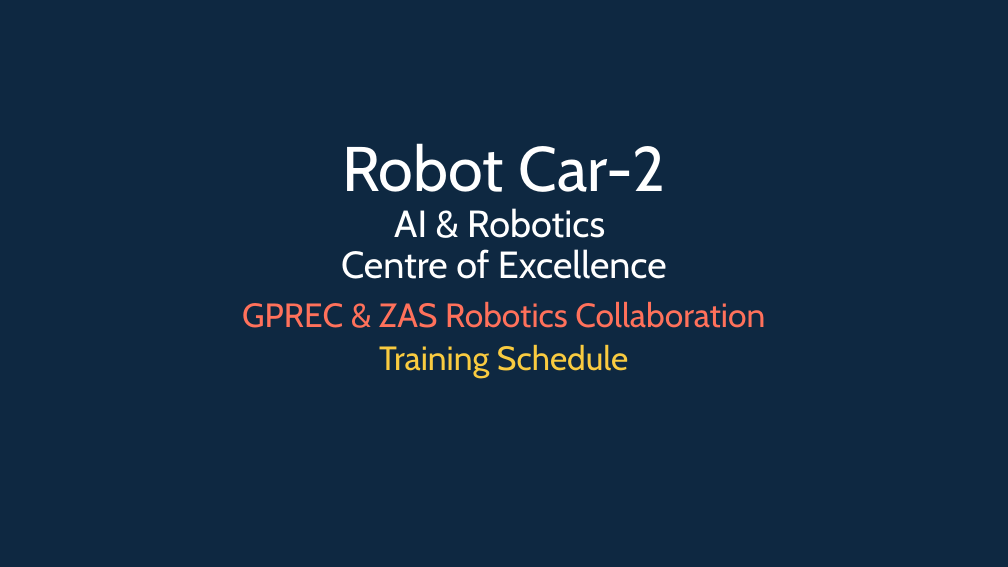
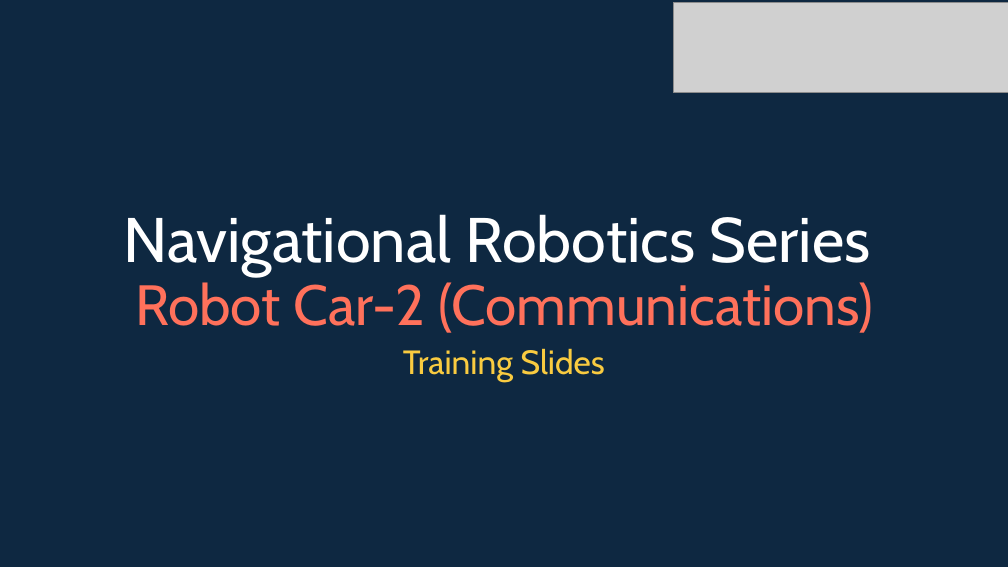
Before and after one commit to info-zas/Training, a slide deck: slide 1 of GPREC/05_Navigational_Robot_Car-2-Comms/ZASRobotics_Car-2.pptx. Drawn at 1008x567 pixels with LibreOffice and Linux fonts; fonts in the diff are those of the drawing; grey boxes stand for pictures. Boxes give left, top, right and bottom in pixels: in the first picture for what was removed or moved away, otherwise in the second. Text is boxed around its words. In the diff, an @@ line names an element or a change of style, - is before the commit and + after.

```diff
--- a/GPREC/05_Navigational_Robot_Car-2-Comms/ZASRobotics_Car-2.pptx
+++ b/GPREC/05_Navigational_Robot_Car-2-Comms/ZASRobotics_Car-2.pptx
@@ picture added at (674,3,1008,93) @@
@@ title at (123,214,873,333): text changed; size 36 to 60 pt @@
-Robot Car-2
-AI & Robotics
-Centre of Excellence
+Navigational Robotics Series
+Robot Car-2 (Communications)
@@ subtitle at (403,348,605,382): text changed; text colour #FF715B to #F9CB40 @@
-GPREC & ZAS Robotics Collaboration
-Training Schedule
+Training Slides
```
Also in this commit, not shown: 7 other slides changed, 9 slides added, 4 slides removed.
